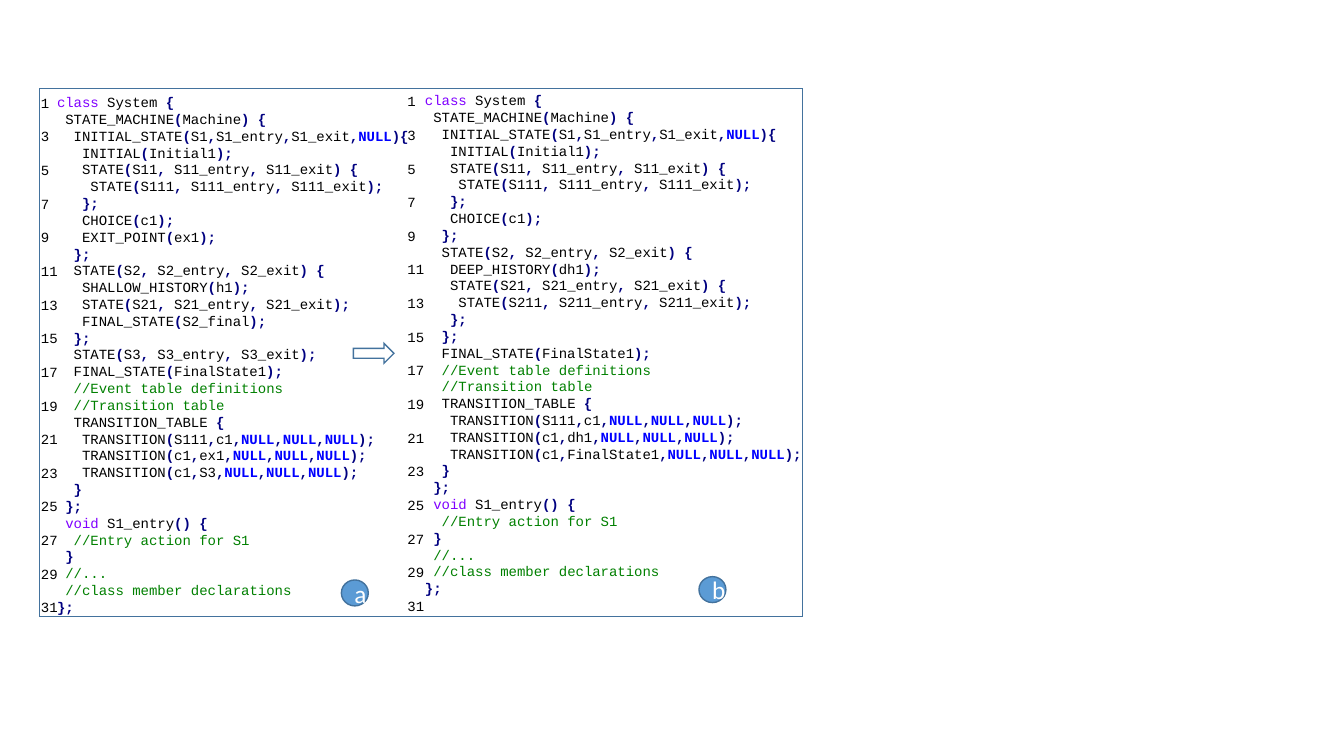
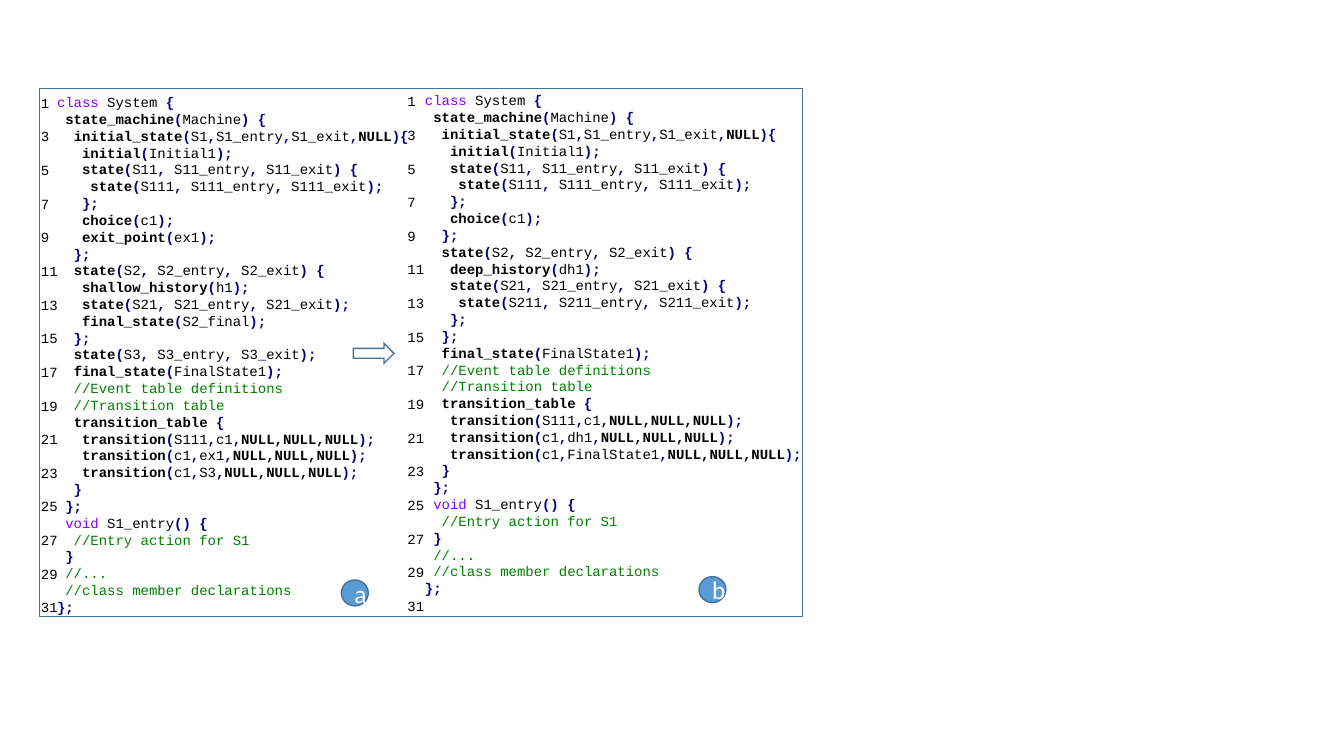
Before and after one commit to phamvancam2104/USMSyncCpp, a slide deck: slide 1 of figures/frontend overview.pptx. Drawn at 1344x756 pixels with LibreOffice and Linux fonts; fonts in the diff are those of the drawing. Boxes give left, top, right and bottom in pixels: in the first picture for what was removed or moved away, otherwise in the second. Text is boxed around its words. In the diff, an @@ line names an element or a change of style, - is before the commit and + after.

```diff
--- a/figures/frontend overview.pptx
+++ b/figures/frontend overview.pptx
@@ text at [65, 114, 409, 194]: text changed @@
-STATE_MACHINE(Machine) {
-INITIAL_STATE(S1,S1_entry,S1_exit,NULL){
-INITIAL(Initial1);
-STATE(S11, S11_entry, S11_exit) {
-STATE(S111, S111_entry, S111_exit);
+state_machine(Machine) {
+initial_state(S1,S1_entry,S1_exit,NULL){
+initial(Initial1);
+state(S11, S11_entry, S11_exit) {
+state(S111, S111_entry, S111_exit);
@@ text at [433, 112, 777, 192]: text changed @@
-STATE_MACHINE(Machine) {
-INITIAL_STATE(S1,S1_entry,S1_exit,NULL){
-INITIAL(Initial1);
-STATE(S11, S11_entry, S11_exit) {
-STATE(S111, S111_entry, S111_exit);
+state_machine(Machine) {
+initial_state(S1,S1_entry,S1_exit,NULL){
+initial(Initial1);
+state(S11, S11_entry, S11_exit) {
+state(S111, S111_entry, S111_exit);
@@ text at [82, 215, 216, 245]: text changed; bold on @@
-CHOICE(c1);
-EXIT_POINT(ex1);
+choice(c1);
+exit_point(ex1);
@@ text at [450, 213, 542, 226]: text changed; bold on @@
-CHOICE(c1);
+choice(c1);
@@ text at [74, 265, 350, 329]: text changed; bold on @@
-STATE(S2, S2_entry, S2_exit) {
-SHALLOW_HISTORY(h1);
-STATE(S21, S21_entry, S21_exit);
-FINAL_STATE(S2_final);
+state(S2, S2_entry, S2_exit) {
+shallow_history(h1);
+state(S21, S21_entry, S21_exit);
+final_state(S2_final);
@@ text at [442, 247, 751, 310]: text changed @@
-STATE(S2, S2_entry, S2_exit) {
-DEEP_HISTORY(dh1);
-STATE(S21, S21_entry, S21_exit) {
-STATE(S211, S211_entry, S211_exit);
+state(S2, S2_entry, S2_exit) {
+deep_history(dh1);
+state(S21, S21_entry, S21_exit) {
+state(S211, S211_entry, S211_exit);
@@ text at [74, 349, 316, 379]: text changed @@
-STATE(S3, S3_entry, S3_exit);
-FINAL_STATE(FinalState1);
+state(S3, S3_entry, S3_exit);
+final_state(FinalState1);
@@ text at [442, 348, 651, 361]: text changed; bold on @@
-FINAL_STATE(FinalState1);
+final_state(FinalState1);
@@ text at [74, 417, 375, 480]: text changed; bold on @@
-TRANSITION_TABLE {
-TRANSITION(S111,c1,NULL,NULL,NULL);
-TRANSITION(c1,ex1,NULL,NULL,NULL);
-TRANSITION(c1,S3,NULL,NULL,NULL);
+transition_table {
+transition(S111,c1,NULL,NULL,NULL);
+transition(c1,ex1,NULL,NULL,NULL);
+transition(c1,S3,NULL,NULL,NULL);
@@ text at [442, 398, 801, 462]: text changed; bold on @@
-TRANSITION_TABLE {
-TRANSITION(S111,c1,NULL,NULL,NULL);
-TRANSITION(c1,dh1,NULL,NULL,NULL);
-TRANSITION(c1,FinalState1,NULL,NULL,NULL);
+transition_table {
+transition(S111,c1,NULL,NULL,NULL);
+transition(c1,dh1,NULL,NULL,NULL);
+transition(c1,FinalState1,NULL,NULL,NULL);
```
Also in this commit, not shown: 30 other files.
